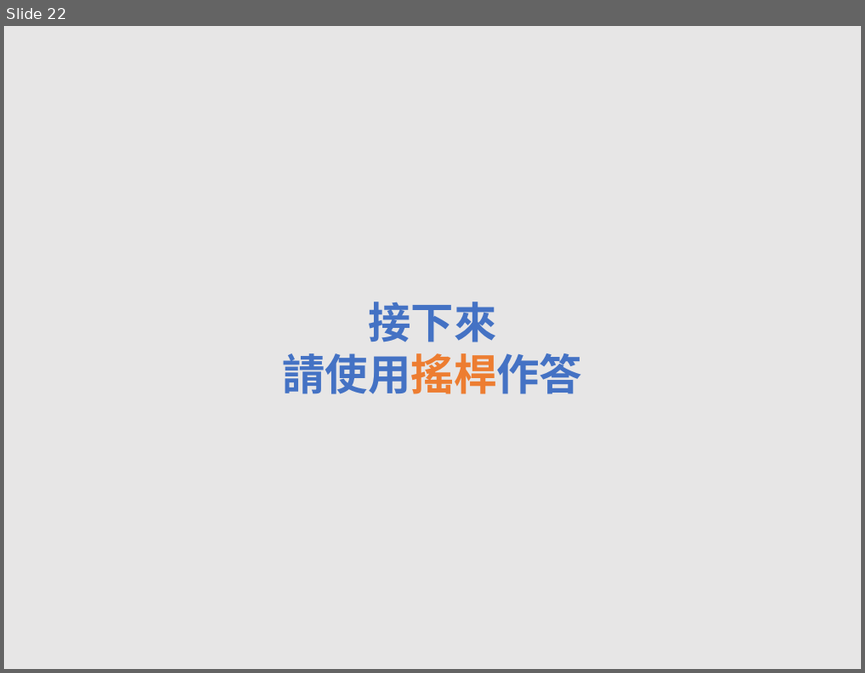
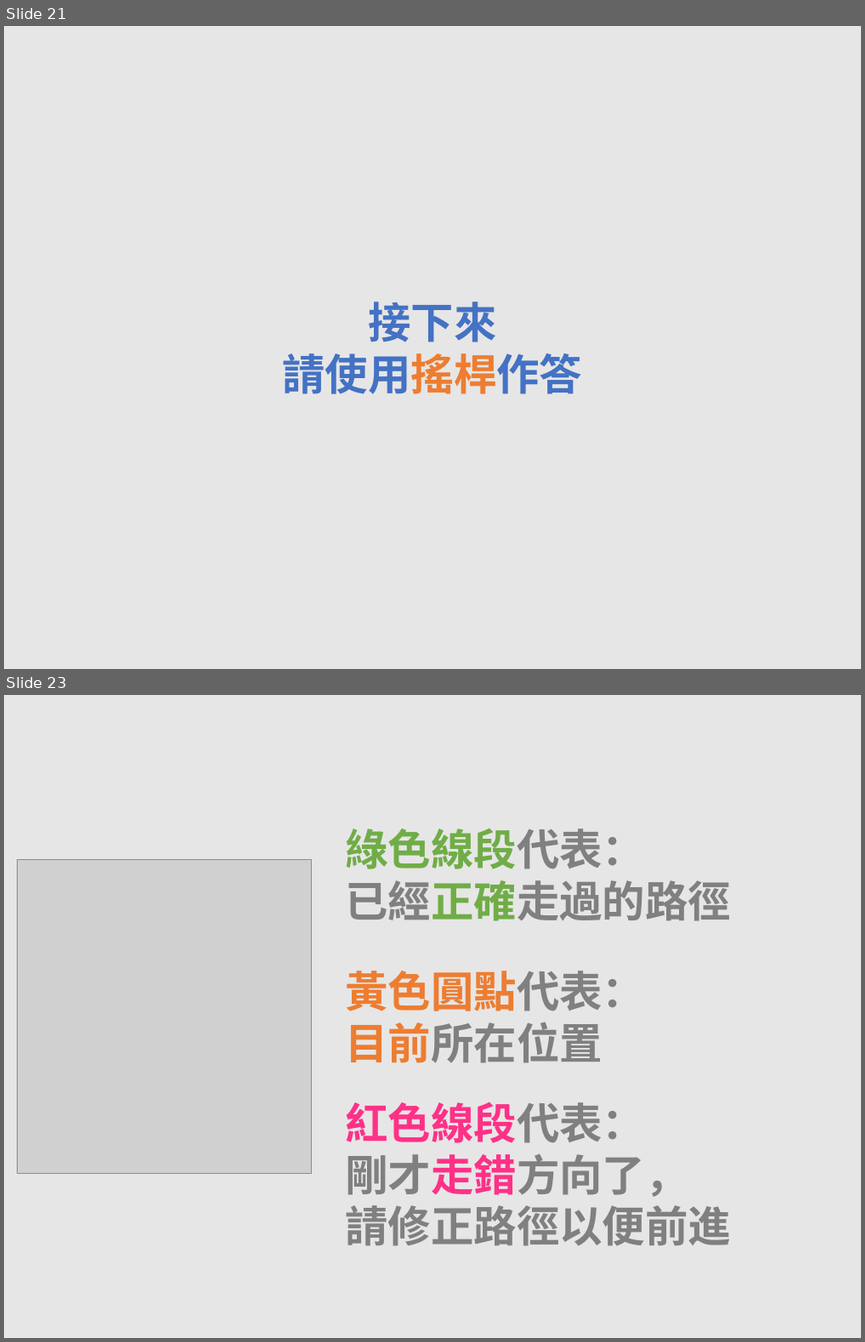
Before and after one commit to EJ-Chang/OSD-Study, a slide deck: WheelOSDtest/StimulusPNG.pptx. Shown one above the other, each under a label of ours: slide 22 before the commit, slides 21 and 23 after it; the slides between them are not shown. The pictures are 865x673 and 865x1342 pixels, drawn with LibreOffice and Linux fonts; fonts in the diff are those of the drawing; grey boxes stand for pictures. Boxes give left, top, right and bottom in pixels: in the first picture for what was removed or moved away, otherwise in the second. Text is boxed around its words. In the diff, an @@ line names an element or a change of style, - is before the commit and + after.

```diff
--- a/WheelOSDtest/StimulusPNG.pptx
+++ b/WheelOSDtest/StimulusPNG.pptx
@@ slide 23 added at (4, 695, 861, 1338), background #E7E6E6 @@
@@ text added at (345, 828, 731, 921), 36 pt, text #808080, bold @@
+綠色線段代表：
+已經正確走過的路徑
@@ picture added at (17, 860, 311, 1174) @@
@@ text added at (345, 970, 645, 1063), 36 pt, text #808080, bold @@
+黃色圓點代表：
+目前所在位置
@@ text added at (345, 1101, 731, 1246), 36 pt, text #808080, bold @@
+紅色線段代表：
+剛才走錯方向了，
+請修正路徑以便前進
@@ what was slide 22 is now slide 21 @@
```
Also in this commit, not shown: 2 other slides added, 1 slide removed, 9 other files.
